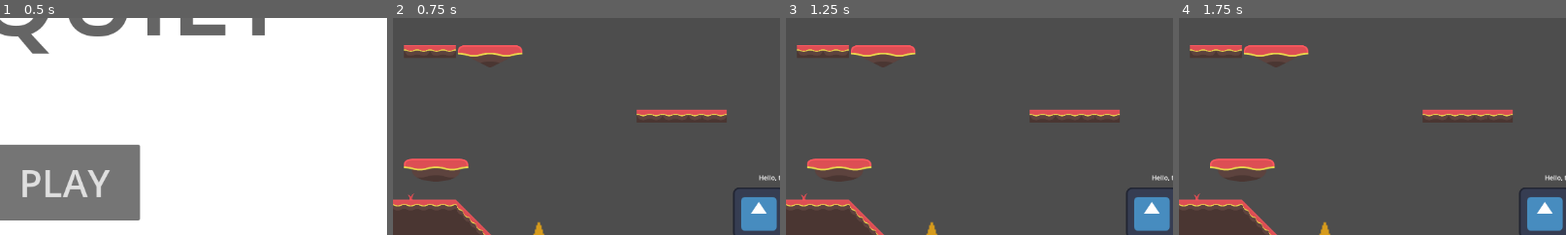
Above: before the commit, frames 1-4 (left to right).
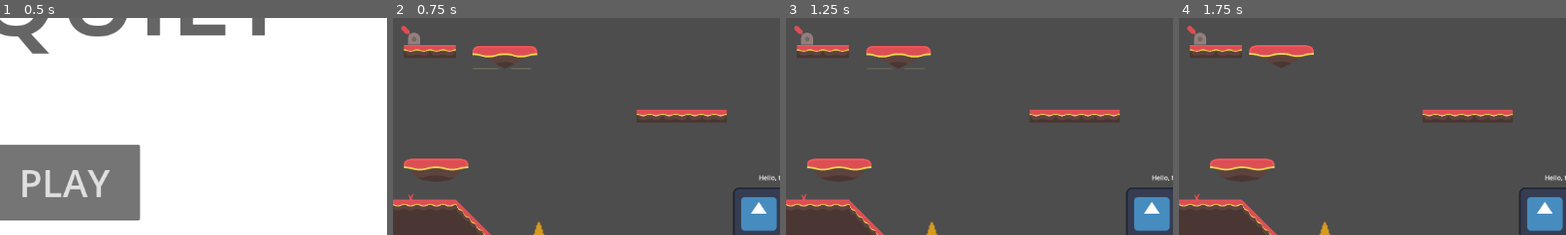
Above: after the commit, the same moments.

Repository: unsaltedkale/Quilt
Game: Godot game, scene res://main.tscn
Same seed, same stepped clock (60 frames per second), same inputs: the game is played once before the commit and once after it. The engine's default icon, where the game draws it, is replaced by a stand-in: a white triangle on a blue panel in a dark square.
Inputs (mouse positions are % of the whole screen's width and height, from its top left):
- Up to frame 1 (0.5 s): no input
- Up to frame 2 (0.75 s): click "PLAY" at 0.5 s
- Up to frame 3 (1.25 s): no input
- Up to frame 4 (1.75 s): move the mouse to (72, 45) at 1.27 s; hold D (move_right) from 1.28 s (still down); tap Middle mouse button (fire_projectile) at 1.35 s; click (72, 45) at 1.42 s; tap Space (jump) at 1.52 s
The pictures show only the part of the screen within x 5-55%, y 22-72%; the shares and areas given below are measured in that part.

Frame 1 is identical in both runs. In frame 2, 1.1% of the frame differs, in the area x 2-38%, y 3-24%; in frame 3, 1.1%; in frame 4, 0.6%.

Commit message:
leverplatform

Diff:
--- a/Elena/Scripts/leverplatform.gd
+++ b/Elena/Scripts/leverplatform.gd
@@ -11,6 +11,7 @@
 var _waiting = false
 var _reached_target = false
 
+
 func _ready():
 	_target_point = point_b
 
@@ -22,9 +23,11 @@
 
 func _on_lever_changed(new_state: String):
 	if new_state == "right":
+		await get_tree().create_timer(1.0).timeout
 		_target_point = point_b
 
 	if new_state == "left":
+		await get_tree().create_timer(1.0).timeout
 		_target_point = point_a
 
 
--- a/main.tscn
+++ b/main.tscn
@@ -1,5 +1,6 @@
 [gd_scene load_steps=17 format=4 uid="uid://1225g3ggvek2"]
 
+[ext_resource type="Script" uid="uid://d0ax7m8u1yprv" path="res://Elena/Scripts/lever.gd" id="1_efxa6"]
 [ext_resource type="PackedScene" uid="uid://1iv87qysc1dl" path="res://Andy's Path/Scenes/UI.tscn" id="1_ig7tw"]
 [ext_resource type="Texture2D" uid="uid://nycislmjusp8" path="res://Resources/tilesheet_complete.png" id="2_0xm2m"]
 [ext_resource type="Script" uid="uid://b55ntb0xce4gd" path="res://Salem WIPs/showDialog.gd" id="3_1bvp3"]
@@ -10,46 +11,6 @@
 [ext_resource type="PackedScene" uid="uid://bynaee88w7bws" path="res://Elena/Scenes/dissapearing_platform.tscn" id="8_5vw27"]
 [ext_resource type="PackedScene" uid="uid://cruolbbn4dkbf" path="res://Elena/Scenes/lever.tscn" id="9_kek77"]
 [ext_resource type="PackedScene" uid="uid://duk0dr4rdam4g" path="res://Elena/Scenes/leverplatform.tscn" id="10_4c57u"]
-
-[sub_resource type="GDScript" id="GDScript_4c57u"]
-script/source = "extends Node2D
-
-var fallingobject = preload(\"res://Elena/Scenes/fallingobject.tscn\")
-var spawn_times = [5.0, 10.0, 15.0, 30.0] #Time starts counting after previous - So the each time is actualy that time + previous times since the scene loaded
-var current_index = 0
-var timer_started = false
-var spawn_positions = [
-	Vector2(6597, 1200),
-	Vector2(4000,1200),
-	Vector2(3750,1200),
-	Vector2(4500, 1200)
-]
-
-func _ready():
-	if spawn_times.size() > 0:
-		$Timer.start(spawn_times[current_index])
-
-func _process(delta):
-	var player = get_node(\"Player\")
-	if not timer_started and player.velocity.length()> 0:
-		$Timer.start(spawn_times[current_index])
-		timer_started = true
-
-func inst(pos: Vector2):
-	var instance = fallingobject.instantiate()
-	instance.position = pos
-	add_child(instance)
-
-func _on_timer_timeout() -> void:
-	var pos = spawn_positions[current_index]
-	inst(pos)
-
-	current_index += 1
-	if current_index < spawn_times.size():
-		$Timer.start(spawn_times[current_index])
-	else:
-		$Timer.stop()
-"
 
 [sub_resource type="PhysicsMaterial" id="PhysicsMaterial_4c57u"]
 
@@ -706,7 +667,7 @@
 sources/0 = SubResource("TileSetAtlasSource_0xm2m")
 
 [node name="TestScene" type="Node2D"]
-script = SubResource("GDScript_4c57u")
+script = ExtResource("1_efxa6")
 
 [node name="CanvasLayer" type="CanvasLayer" parent="."]
 
@@ -775,4 +736,7 @@
 point_b = Vector2(5068, 1654)
 lever_path = NodePath("../Lever")
 
+[node name="Lever2" parent="." instance=ExtResource("9_kek77")]
+position = Vector2(3377, 1470)
+
 [connection signal="timeout" from="Timer" to="." method="_on_timer_timeout"]
